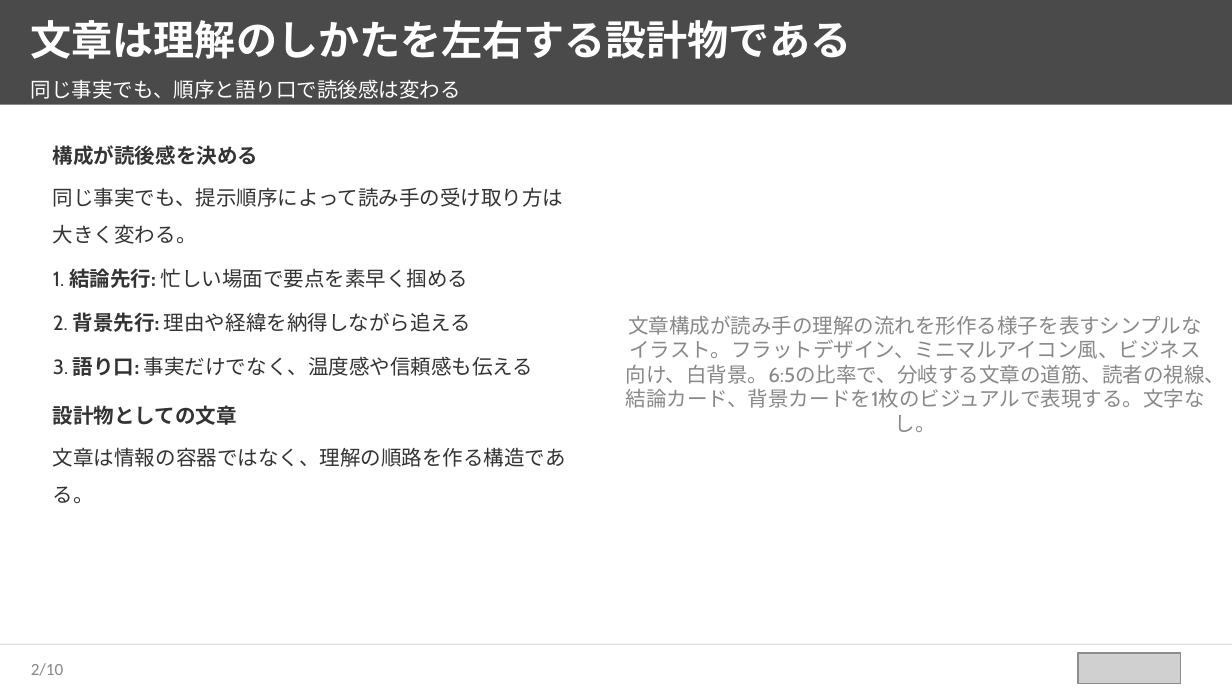
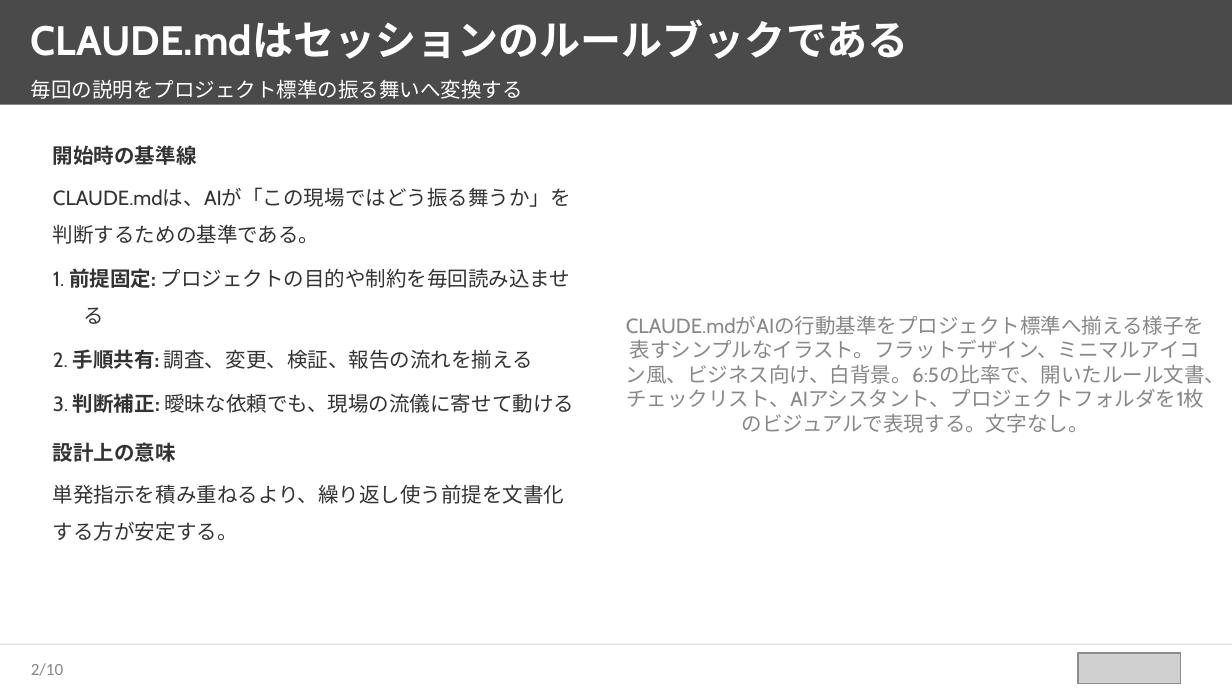
Before and after one commit to takuya109048/html2pptx, a slide deck: slide 3 of sample_source_deck.pptx. Drawn at 1232x693 pixels with LibreOffice and Linux fonts; fonts in the diff are those of the drawing; grey boxes stand for pictures. Boxes give left, top, right and bottom in pixels: in the first picture for what was removed or moved away, otherwise in the second. Text is boxed around its words. In the diff, an @@ line names an element or a change of style, - is before the commit and + after.

```diff
--- a/sample_source_deck.pptx
+++ b/sample_source_deck.pptx
@@ text at (31,21,909,59): text changed @@
-文章は理解のしかたを左右する設計物である
+CLAUDE.mdはセッションのルールブックである
@@ text at (31,79,523,99): text changed @@
-同じ事実でも、順序と語り口で読後感は変わる
+毎回の説明をプロジェクト標準の振る舞いへ変換する
@@ text at (53,145,574,541): text changed @@
-構成が読後感を決める
-同じ事実でも、提示順序によって読み手の受け取り方は大きく変わる。
-1. 結論先行: 忙しい場面で要点を素早く掴める
-2. 背景先行: 理由や経緯を納得しながら追える
-3. 語り口: 事実だけでなく、温度感や信頼感も伝える
-設計物としての文章
-文章は情報の容器ではなく、理解の順路を作る構造である。
+開始時の基準線
+CLAUDE.mdは、AIが「この現場ではどう振る舞うか」を判断するための基準である。
+1. 前提固定: プロジェクトの目的や制約を毎回読み込ませる
+2. 手順共有: 調査、変更、検証、報告の流れを揃える
+3. 判断補正: 曖昧な依頼でも、現場の流儀に寄せて動ける
+設計上の意味
+単発指示を積み重ねるより、繰り返し使う前提を文書化する方が安定する。
@@ text at (626,316,1226,433): text changed @@
-文章構成が読み手の理解の流れを形作る様子を表すシンプルなイラスト。フラットデザイン、ミニマルアイコン風、ビジネス向け、白背景。6:5の比率で、分岐する文章の道筋、読者の視線、結論カード、背景カードを1枚のビジュアルで表現する。文字なし。
+CLAUDE.mdがAIの行動基準をプロジェクト標準へ揃える様子を表すシンプルなイラスト。フラットデザイン、ミニマルアイコン風、ビジネス向け、白背景。6:5の比率で、開いたルール文書、チェックリスト、AIアシスタント、プロジェクトフォルダを1枚のビジュアルで表現する。文字なし。
```
Also in this commit, not shown: 6 other slides changed, 3 slides added, 3 slides removed, 5 other files.
